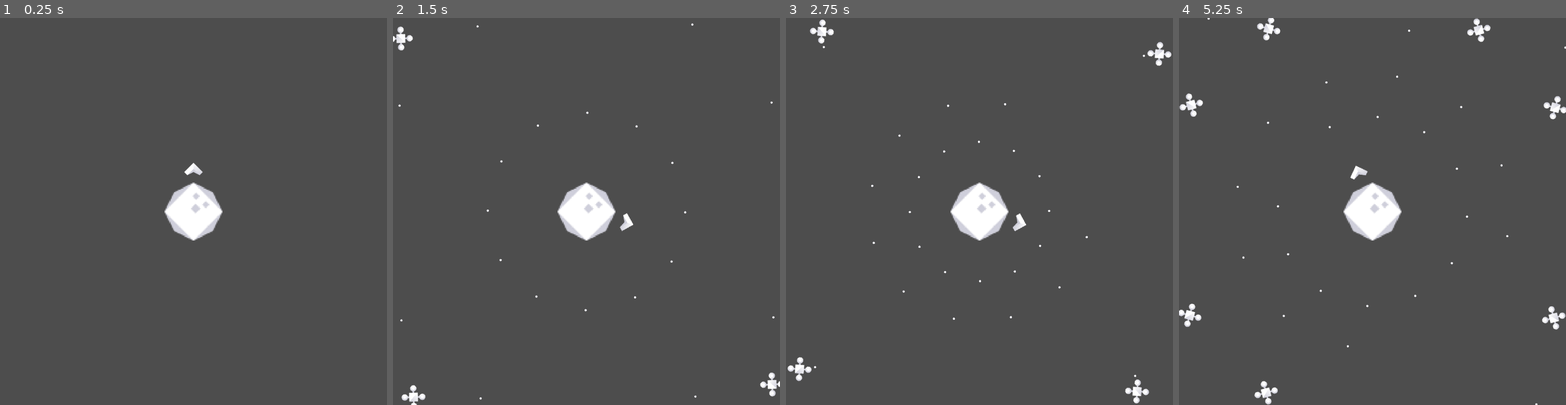
Above: before the commit, frames 1-4 (left to right).
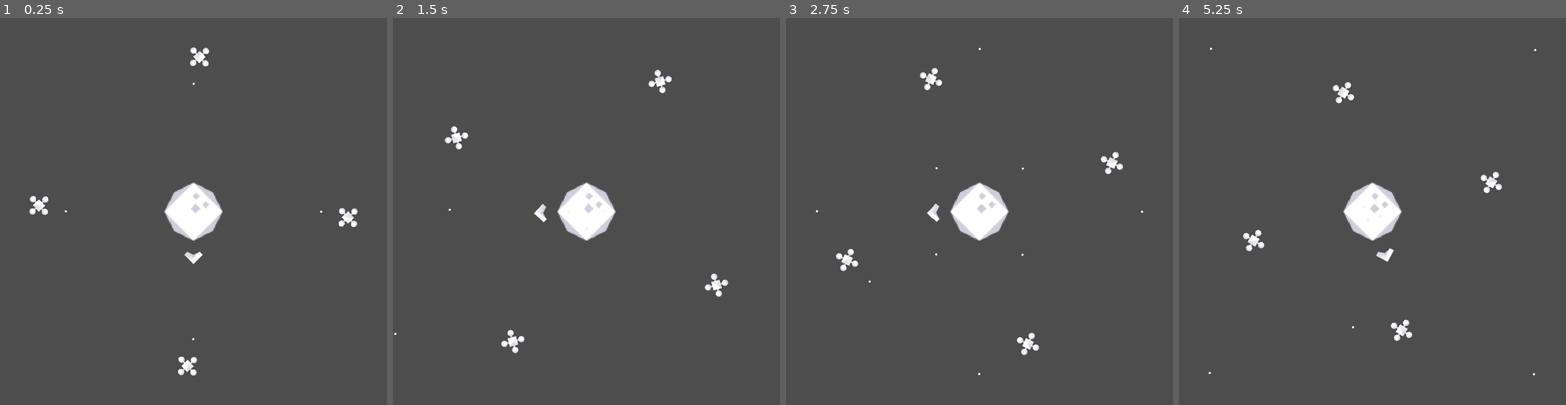
Above: after the commit, the same moments.

Repository: redpebble/mini-jame-gam-39
Game: Godot game, scene res://scenes/game.tscn
The game is run twice, just before and just after one commit, with the same random seed, the same clock (stepped at 60 frames per second) and the same inputs. This scene is started directly instead of the project's main scene.
Inputs (mouse positions are in pixels of both pictures, inside the frame that each line leads up to):
- Up to frame 1 (0.25 s): no input
- Up to frame 2 (1.5 s): move the mouse to (671, 192) at 0.52 s; press the mouse at (671, 192) at 0.53 s; hold D (right) 0.53-1.28 s; move the mouse to (509, 230) at 1.27 s; release the mouse at (509, 230) at 1.28 s; hold A (left) from 1.28 s (still down); click (509, 230) at 1.35 s
- Up to frame 3 (2.75 s): move the mouse to (1018, 126) at 2.02 s; release A (left) at 2.03 s; press the mouse at (1018, 126) at 2.03 s; hold D (right) from 2.03 s (still down)
- Up to frame 4 (5.25 s): move the mouse to (1353, 288) at 2.77 s; release the mouse at (1353, 288) at 2.78 s; click (1353, 288) at 2.85 s; move the mouse to (1488, 269) at 3.52 s; release D (right) at 3.53 s; press the mouse at (1488, 269) at 3.53 s; hold A (left) from 3.53 s (still down); move the mouse to (1256, 153) at 4.27 s; release the mouse at (1256, 153) at 4.28 s; click (1256, 153) at 4.35 s; move the mouse to (1391, 211) at 5.02 s; press the mouse at (1391, 211) at 5.03 s

The runs differ from the first frame. In frame 1, 0.8% of the frame differs, in the area x 7-93%, y 7-93%; in frame 2, 1.3%; in frame 3, 1.5%; in frame 4, 1.9%, in the area x 0-100%, y 0-100%.
Error after the commit: Parse Error: Class "Hurtbox" hides a global script class. (res://scenes/hurtbox.gd:2)

Commit message:
generalize pivot character logic

Diff:
--- a/godot/scenes/Hitbox.gd
+++ b/godot/scenes/Hitbox.gd
@@ -1,9 +1,9 @@
-# Detected by HurtBox
-class_name HitBox
+# Detected by Hurtbox
+class_name Hitbox
 extends Area2D
 
 #warning-ignore:UNUSED_SIGNAL
-signal detected(hurtbox) # not ideal, but signal is triggered from the hurtbox class >_>
+signal deal_hit(hurtbox: Hurtbox, modifier: float) # not ideal, but signal is triggered from the hurtbox class >_>
 
 @export var damage := 1
 @export var knockback := 10
--- a/godot/scenes/Hurtbox.gd
+++ b/godot/scenes/Hurtbox.gd
@@ -1,9 +1,11 @@
 # Allows its owner to detect hits and take damage
-class_name HurtBox
+class_name Hurtbox
 extends Area2D
 
 signal invincibility_started
 signal invincibility_ended
+
+signal take_hit(hitbox: Hitbox, modifier: float)
 
 @export var allow_retrigger := false ## Hitboxes don't need to reenter this area to inflict damage.
 @export var automatic_invincibility := false
@@ -40,28 +42,26 @@
 			register_hit(hitbox, delta * 0.5)
 
 
-func register_hit(hitbox : HitBox, modifier := 1.0):
+func register_hit(hitbox : Hitbox, modifier := 1.0):
 	if hitbox.owner == self:
 		return
 	if is_friendly(hitbox):
 		return
 
-	if owner.has_method("take_damage"):
-		owner.take_damage(hitbox.damage * modifier)
-		last_registered_hit.damage = hitbox.damage * modifier
-	if owner.has_method("take_knockback"):
-		var knockback_vec = -global_position.direction_to(hitbox.global_position)
-		if hitbox.get("knockback_direction") != null:
-			knockback_vec = hitbox.knockback_direction
-		owner.take_knockback(hitbox.knockback, knockback_vec)
-		last_registered_hit.direction = knockback_vec
+	take_hit.emit(hitbox, modifier)
+	last_registered_hit.damage = hitbox.damage * modifier
+
+	var knockback_vec = -global_position.direction_to(hitbox.global_position)
+	if hitbox.get("knockback_direction") != null:
+		knockback_vec = hitbox.knockback_direction
+	#take_knockback.emit(hitbox.knockback, knockback_vec) # todo: redo this if need knockback
+	last_registered_hit.direction = knockback_vec
 
 	# double check this export variable if experiencing issues
 	if automatic_invincibility:
 		start_invincibility(invincibilty_duration)
 
-
-	hitbox.detected.emit(self)
+	hitbox.deal_hit.emit(self, modifier)
 
 
 ## Invincibility ##
@@ -83,7 +83,7 @@
 func _on_invincibility_ended():
 	set_deferred("monitoring", true)
 
-func is_friendly(hitbox : HitBox):
+func is_friendly(hitbox : Hitbox):
 	for g in friendly_groups:
 		if hitbox.owner.is_in_group(g):
 			return true
--- a/godot/scenes/characters/enemy.gd
+++ b/godot/scenes/characters/enemy.gd
@@ -1,20 +1,26 @@
-extends Node2D
+extends PivotCharacter
 
 signal destroyed
 
-@export var collision_damage = 5
-@onready var gun = $Gun
+@export var collision_damage = 3
 
-func _on_gun_reloaded() -> void:
-	gun.fire(Vector2.from_angle(global_rotation - PI/2))
+func _ready() -> void:
+	super()
+	direction = Vector2(1,0.1)
+	start_firing()
 
-func take_damage(damage):
+func start_firing():
+	$Body/Gun.fire(get_forward_vector())
+
+func destroy():
 	queue_free()
 	destroyed.emit()
 
-func start_firing():
-	gun.fire(Vector2.from_angle(global_rotation - PI/2))
+func _on_gun_reloaded() -> void:
+	$Body/Gun.fire(get_forward_vector())
 
-func _on_hit_box_detected(hurtbox: Variant) -> void:
-	queue_free()
-	destroyed.emit()
+func _on_hurtbox_take_hit(hitbox: Hitbox, modifier: float) -> void:
+	destroy()
+
+func _on_hitbox_deal_hit(hurtbox: Hurtbox, modifier: float) -> void:
+	destroy()
--- a/godot/scenes/characters/enemy.tscn
+++ b/godot/scenes/characters/enemy.tscn
@@ -1,43 +1,48 @@
-[gd_scene load_steps=8 format=3 uid="uid://dw83puyctgkvr"]
+[gd_scene load_steps=8 format=3 uid="uid://cxx6i7mtqrlpb"]
 
-[ext_resource type="Script" path="res://scenes/characters/enemy.gd" id="1_40tls"]
-[ext_resource type="Texture2D" uid="uid://1tcsmqagl20p" path="res://assets/sprites/enemy.png" id="1_k44jb"]
-[ext_resource type="Script" path="res://scenes/Hurtbox.gd" id="2_6qwq7"]
-[ext_resource type="PackedScene" uid="uid://bv71ipe4guxhc" path="res://scenes/weapons/gun.tscn" id="3_3scxx"]
-[ext_resource type="PackedScene" uid="uid://dq8py7uoxdep4" path="res://scenes/weapons/projectiles/pellet.tscn" id="4_lit67"]
-[ext_resource type="Script" path="res://scenes/Hitbox.gd" id="4_lvtjh"]
+[ext_resource type="Script" path="res://scenes/characters/enemy.gd" id="1_0012j"]
+[ext_resource type="Texture2D" uid="uid://1tcsmqagl20p" path="res://assets/sprites/enemy.png" id="2_81le2"]
+[ext_resource type="Script" path="res://scenes/hurtbox.gd" id="3_nhtpc"]
+[ext_resource type="Script" path="res://scenes/hitbox.gd" id="4_31k4w"]
+[ext_resource type="PackedScene" uid="uid://bv71ipe4guxhc" path="res://scenes/weapons/gun.tscn" id="5_ed8lr"]
+[ext_resource type="PackedScene" uid="uid://dq8py7uoxdep4" path="res://scenes/weapons/projectiles/pellet.tscn" id="6_puy08"]
 
-[sub_resource type="CircleShape2D" id="CircleShape2D_6gdus"]
+[sub_resource type="CircleShape2D" id="CircleShape2D_lc5ut"]
 radius = 29.0
 
 [node name="Enemy" type="Node2D"]
-script = ExtResource("1_40tls")
+script = ExtResource("1_0012j")
+facing_out = false
+max_speed = 200.0
 
-[node name="Sprite2D" type="Sprite2D" parent="."]
-texture = ExtResource("1_k44jb")
+[node name="Body" type="Node2D" parent="."]
 
-[node name="HurtBox" type="Area2D" parent="."]
+[node name="Sprite2D" type="Sprite2D" parent="Body"]
+texture = ExtResource("2_81le2")
+
+[node name="Hurtbox" type="Area2D" parent="Body"]
 editor_description = "Collides with player projectile hitboxes"
 collision_layer = 2
-script = ExtResource("2_6qwq7")
+script = ExtResource("3_nhtpc")
 
-[node name="CollisionShape2D" type="CollisionShape2D" parent="HurtBox"]
-shape = SubResource("CircleShape2D_6gdus")
+[node name="CollisionShape2D" type="CollisionShape2D" parent="Body/Hurtbox"]
+shape = SubResource("CircleShape2D_lc5ut")
 
-[node name="HitBox" type="Area2D" parent="."]
+[node name="Hitbox" type="Area2D" parent="Body"]
 editor_description = "Collides with player/planet hurtboxes"
 collision_layer = 2
-script = ExtResource("4_lvtjh")
-damage = 10
+script = ExtResource("4_31k4w")
+damage = 3
 
-[node name="CollisionShape2D2" type="CollisionShape2D" parent="HitBox"]
-shape = SubResource("CircleShape2D_6gdus")
+[node name="CollisionShape2D" type="CollisionShape2D" parent="Body/Hitbox"]
+shape = SubResource("CircleShape2D_lc5ut")
 
-[node name="Gun" parent="." instance=ExtResource("3_3scxx")]
-reload_time = 1.5
+[node name="Gun" parent="Body" instance=ExtResource("5_ed8lr")]
+reload_time = 2.0
 speed = 300
-projectile = ExtResource("4_lit67")
+projectile = ExtResource("6_puy08")
 is_enemy_weapon = true
 
-[connection signal="detected" from="HitBox" to="." method="_on_hit_box_detected"]
-[connection signal="reloaded" from="Gun" to="." method="_on_gun_reloaded"]
+[connection signal="take_hit" from="Body/Hurtbox" to="." method="_on_hurtbox_take_hit"]
+[connection signal="deal_hit" from="Body/Hitbox" to="." method="_on_hitbox_deal_hit"]
+[connection signal="reloaded" from="Body/Gun" to="." method="_on_gun_reloaded"]
--- /dev/null
+++ b/godot/scenes/characters/pivot_character.gd
@@ -0,0 +1,32 @@
+class_name PivotCharacter extends Node2D
+
+@export var facing_out: bool = true
+@export var max_speed: float = 1
+@export var acceleration: float = 1
+@export var initial_distance: float = 100
+@export var initial_angle: float = 0
+
+@onready var body = get_body()
+
+var speed: float = 0
+var direction: Vector2 = Vector2.ZERO
+
+func _ready() -> void:
+	rotation = initial_angle + PI/2 # so that angle zero is "up"
+	body.position.x = initial_distance
+	body.rotation += PI/2 * (1 if facing_out else -1) # just to rotate the sprite
+
+func _physics_process(delta: float) -> void:
+	direction = direction.normalized()
+	body.position.x -= delta * speed * direction.y
+	speed = lerp(speed, max_speed * direction.x, acceleration * delta)
+	rotate(get_angular_speed(speed, body.position.x) * delta)
+
+func get_body():
+	return get_child(0)
+
+func get_angular_speed(linear_speed: float, radius: float) -> float:
+	return linear_speed / radius
+
+func get_forward_vector():
+	return Vector2.from_angle(global_rotation + (0 if facing_out else PI))
--- a/godot/scenes/characters/pivot_enemy.gd
+++ /dev/null
@@ -1,20 +0,0 @@
-extends Node2D
-
-@export var speed: float = 50
-var initial_distance: float = 400
-var angle: float = 0
-
-func _ready() -> void:
-	$Enemy.position.x = initial_distance
-	$Enemy.rotation -= PI/2
-	rotation = angle + PI/2
-	$Enemy.start_firing()
-
-func _physics_process(delta: float) -> void:
-	$Enemy.position.x -= delta * speed
-
-func _on_enemy_destroyed() -> void:
-	queue_free()
-
-func get_enemy():
-	return $Enemy
--- a/godot/scenes/characters/pivot_enemy.tscn
+++ /dev/null
@@ -1,12 +0,0 @@
-[gd_scene load_steps=3 format=3 uid="uid://bunwupkge7p2b"]
-
-[ext_resource type="Script" path="res://scenes/characters/pivot_enemy.gd" id="1_0012j"]
-[ext_resource type="PackedScene" uid="uid://dw83puyctgkvr" path="res://scenes/characters/enemy.tscn" id="2_mewn1"]
-
-[node name="PivotEnemy" type="Node2D"]
-script = ExtResource("1_0012j")
-speed = 30.0
-
-[node name="Enemy" parent="." instance=ExtResource("2_mewn1")]
-
-[connection signal="destroyed" from="Enemy" to="." method="_on_enemy_destroyed"]
--- a/godot/scenes/characters/player.gd
+++ b/godot/scenes/characters/player.gd
@@ -1,20 +1,23 @@
-extends Node2D
+extends PivotCharacter
 
 signal hp_changed(current, max)
 signal destroyed
 
 @export var max_hp: int = 10
 
-@onready var gun = $Gun
+var hp = max_hp
 
-var hp = max_hp
+func _physics_process(delta: float) -> void:
+	direction.x = Input.get_axis("left", "right")
+	super(delta)
 
 func _process(_delta: float) -> void:
 	if Input.is_action_pressed('fire'):
-		gun.fire(Vector2.from_angle(global_rotation - PI/2))
+		$Body/Gun.fire(get_forward_vector())
 
-func take_damage(damage):
-	hp -= damage
+func _on_hurtbox_take_hit(hitbox: Hitbox, modifier: float) -> void:
+	print('took damage: ' + str(hitbox.damage * modifier))
+	hp -= (hitbox.damage * modifier)
 	hp = clamp(hp, 0, max_hp)
 	hp_changed.emit(hp, max_hp)
 	if hp == 0:
--- a/godot/scenes/characters/player.tscn
+++ b/godot/scenes/characters/player.tscn
@@ -1,29 +1,45 @@
-[gd_scene load_steps=7 format=3 uid="uid://dcp0ihw4v50o5"]
+[gd_scene load_steps=8 format=3 uid="uid://bqujft88168jh"]
 
-[ext_resource type="Script" path="res://scenes/characters/player.gd" id="1_bvevi"]
-[ext_resource type="Texture2D" uid="uid://cchpyrnuabq1e" path="res://assets/sprites/ship.png" id="1_spk3r"]
-[ext_resource type="Script" path="res://scenes/Hurtbox.gd" id="3_0lu25"]
-[ext_resource type="PackedScene" uid="uid://bv71ipe4guxhc" path="res://scenes/weapons/gun.tscn" id="3_t1q00"]
-[ext_resource type="PackedScene" uid="uid://dq8py7uoxdep4" path="res://scenes/weapons/projectiles/pellet.tscn" id="4_5cvu7"]
+[ext_resource type="Script" path="res://scenes/characters/player.gd" id="1_knft8"]
+[ext_resource type="Texture2D" uid="uid://cchpyrnuabq1e" path="res://assets/sprites/ship.png" id="2_2dxqp"]
+[ext_resource type="Script" path="res://scenes/hurtbox.gd" id="3_1gv8u"]
+[ext_resource type="Script" path="res://scenes/hitbox.gd" id="4_r0q73"]
+[ext_resource type="PackedScene" uid="uid://bv71ipe4guxhc" path="res://scenes/weapons/gun.tscn" id="5_rehq3"]
+[ext_resource type="PackedScene" uid="uid://dq8py7uoxdep4" path="res://scenes/weapons/projectiles/pellet.tscn" id="6_1hnrw"]
 
-[sub_resource type="CircleShape2D" id="CircleShape2D_luxlo"]
-radius = 20.0
+[sub_resource type="CircleShape2D" id="CircleShape2D_lc5ut"]
+radius = 29.0
 
 [node name="Player" type="Node2D"]
-script = ExtResource("1_bvevi")
+script = ExtResource("1_knft8")
+max_speed = 300.0
+acceleration = 10.0
+initial_distance = 120.0
 
-[node name="Sprite2D" type="Sprite2D" parent="."]
-texture = ExtResource("1_spk3r")
+[node name="Body" type="Node2D" parent="."]
 
-[node name="HurtBox" type="Area2D" parent="."]
+[node name="Sprite2D" type="Sprite2D" parent="Body"]
+texture = ExtResource("2_2dxqp")
+
+[node name="Hurtbox" type="Area2D" parent="Body"]
+editor_description = "Collides with player projectile hitboxes"
 collision_mask = 2
-script = ExtResource("3_0lu25")
+script = ExtResource("3_1gv8u")
 
-[node name="CollisionShape2D" type="CollisionShape2D" parent="HurtBox"]
-position = Vector2(0, 4)
-shape = SubResource("CircleShape2D_luxlo")
+[node name="CollisionShape2D" type="CollisionShape2D" parent="Body/Hurtbox"]
+shape = SubResource("CircleShape2D_lc5ut")
 
-[node name="Gun" parent="." instance=ExtResource("3_t1q00")]
+[node name="Hitbox" type="Area2D" parent="Body"]
+editor_description = "Collides with player/planet hurtboxes"
+collision_mask = 2
+script = ExtResource("4_r0q73")
+damage = 10
+
+[node name="CollisionShape2D" type="CollisionShape2D" parent="Body/Hitbox"]
+shape = SubResource("CircleShape2D_lc5ut")
+
+[node name="Gun" parent="Body" instance=ExtResource("5_rehq3")]
 reload_time = 0.2
-speed = 2000
-projectile = ExtResource("4_5cvu7")
+projectile = ExtResource("6_1hnrw")
+
+[connection signal="take_hit" from="Body/Hurtbox" to="." method="_on_hurtbox_take_hit"]
--- a/godot/scenes/enemy_pivot_group.gd
+++ b/godot/scenes/enemy_spawner.gd
@@ -12,8 +12,8 @@
 	for i in enemies_per_ring:
 		var e = enemy_to_spawn.instantiate()
 		e.initial_distance = initial_distance
-		e.angle = i * interval
-		e.ready.connect(func(): enemy_spawned.emit(e.get_enemy()))
+		e.initial_angle = i * interval
+		e.ready.connect(func(): enemy_spawned.emit(e))
 		call_deferred("add_child", e)
 
 func _physics_process(delta: float) -> void:
--- a/godot/scenes/game.gd
+++ b/godot/scenes/game.gd
@@ -4,7 +4,7 @@
 signal enemy_spawned(enemy)
 
 func _ready() -> void:
-	player_ready.emit($PlayerPivot/Player)
+	player_ready.emit($Player)
 
-func _on_enemy_pivot_group_enemy_spawned(enemy: Variant) -> void:
+func _on_enemy_spawner_enemy_spawned(enemy: Variant) -> void:
 	enemy_spawned.emit(enemy)
--- a/godot/scenes/game.tscn
+++ b/godot/scenes/game.tscn
@@ -1,12 +1,11 @@
-[gd_scene load_steps=9 format=3 uid="uid://ojq6qm1aqfsa"]
+[gd_scene load_steps=8 format=3 uid="uid://ojq6qm1aqfsa"]
 
 [ext_resource type="Texture2D" uid="uid://b5bwt0no124se" path="res://assets/sprites/planet.png" id="1_5ooyd"]
 [ext_resource type="Script" path="res://scenes/game.gd" id="1_npyn2"]
-[ext_resource type="PackedScene" uid="uid://dcp0ihw4v50o5" path="res://scenes/characters/player.tscn" id="2_4fgon"]
-[ext_resource type="Script" path="res://scenes/player_pivot.gd" id="2_crob7"]
-[ext_resource type="Script" path="res://scenes/enemy_pivot_group.gd" id="2_whcb7"]
-[ext_resource type="Script" path="res://scenes/Hurtbox.gd" id="3_k05c8"]
-[ext_resource type="PackedScene" uid="uid://bunwupkge7p2b" path="res://scenes/characters/pivot_enemy.tscn" id="3_kljav"]
+[ext_resource type="Script" path="res://scenes/enemy_spawner.gd" id="2_whcb7"]
+[ext_resource type="Script" path="res://scenes/hurtbox.gd" id="3_k05c8"]
+[ext_resource type="PackedScene" uid="uid://cxx6i7mtqrlpb" path="res://scenes/characters/enemy.tscn" id="3_kljav"]
+[ext_resource type="PackedScene" uid="uid://bqujft88168jh" path="res://scenes/characters/player.tscn" id="6_b4hwe"]
 
 [sub_resource type="CircleShape2D" id="CircleShape2D_ruwvl"]
 radius = 68.0074
@@ -28,29 +27,15 @@
 [node name="CollisionShape2D" type="CollisionShape2D" parent="Planet/HurtBox"]
 shape = SubResource("CircleShape2D_ruwvl")
 
-[node name="EnemyPivotGroup" type="Node2D" parent="."]
+[node name="Player" parent="." instance=ExtResource("6_b4hwe")]
+position = Vector2(500, 500)
+
+[node name="EnemySpawner" type="Node2D" parent="."]
 position = Vector2(500, 500)
 script = ExtResource("2_whcb7")
+enemies_per_ring = 4
 enemy_to_spawn = ExtResource("3_kljav")
-speed = 0.5
+speed = 0.1
+initial_distance = 400.0
 
-[node name="EnemyPivotGroup2" type="Node2D" parent="."]
-position = Vector2(500, 500)
-script = ExtResource("2_whcb7")
-enemy_to_spawn = ExtResource("3_kljav")
-speed = -0.5
-initial_distance = 1000.0
-
-[node name="PlayerPivot" type="Node2D" parent="."]
-position = Vector2(500, 500)
-rotation = -1.5708
-script = ExtResource("2_crob7")
-acceleration = 10.0
-
-[node name="Player" parent="PlayerPivot" instance=ExtResource("2_4fgon")]
-position = Vector2(110, 0)
-rotation = 1.5708
-
-[connection signal="enemy_spawned" from="EnemyPivotGroup" to="." method="_on_enemy_pivot_group_enemy_spawned"]
-[connection signal="enemy_spawned" from="EnemyPivotGroup2" to="." method="_on_enemy_pivot_group_enemy_spawned"]
-[connection signal="ready" from="PlayerPivot" to="." method="_on_player_pivot_ready"]
+[connection signal="enemy_spawned" from="EnemySpawner" to="." method="_on_enemy_spawner_enemy_spawned"]
--- a/godot/scenes/main.gd
+++ b/godot/scenes/main.gd
@@ -19,6 +19,7 @@
 	enemy.destroyed.connect(_on_enemy_destroyed)
 
 func _on_game_player_ready(player: Variant) -> void:
+	if !player: return
 	player.hp_changed.connect(_on_player_hp_changed)
 	player.destroyed.connect(_on_player_destroyed)
 	_on_player_hp_changed(player.hp, player.max_hp)
--- a/godot/scenes/player_pivot.gd
+++ /dev/null
@@ -1,10 +0,0 @@
-extends Node2D
-
-@export var max_speed: float = 3
-@export var acceleration: float = 1
-var speed: float = 0
-
-func _physics_process(delta: float) -> void:
-	var axis = Input.get_axis("left", "right")
-	speed = lerp(speed, max_speed * axis, acceleration * delta)
-	rotate(speed * delta)
--- a/godot/scenes/weapons/gun.gd
+++ b/godot/scenes/weapons/gun.gd
@@ -5,7 +5,7 @@
 @export var reload_time: float = 1
 @export var speed: int = 1000
 @export var projectile: PackedScene
-@export var is_enemy_weapon: bool
+@export var is_enemy_weapon: bool = false
 var loaded = true
 
 func fire(direction: Vector2):
--- a/godot/scenes/weapons/projectiles/pellet.tscn
+++ b/godot/scenes/weapons/projectiles/pellet.tscn
@@ -1,7 +1,7 @@
 [gd_scene load_steps=5 format=3 uid="uid://dq8py7uoxdep4"]
 
 [ext_resource type="Script" path="res://scenes/weapons/projectiles/projectile.gd" id="1_7dkft"]
-[ext_resource type="Script" path="res://scenes/Hitbox.gd" id="1_qmd7w"]
+[ext_resource type="Script" path="res://scenes/hitbox.gd" id="1_qmd7w"]
 [ext_resource type="Texture2D" uid="uid://71iwlkk2ikcq" path="res://assets/sprites/bullet.png" id="2_iatp8"]
 
 [sub_resource type="CircleShape2D" id="CircleShape2D_uyl1u"]
@@ -14,11 +14,11 @@
 scale = Vector2(0.1875, 0.1875)
 texture = ExtResource("2_iatp8")
 
-[node name="HitBox" type="Area2D" parent="."]
+[node name="Hitbox" type="Area2D" parent="."]
 collision_mask = 2
 script = ExtResource("1_qmd7w")
 
-[node name="CollisionShape2D" type="CollisionShape2D" parent="HitBox"]
+[node name="CollisionShape2D" type="CollisionShape2D" parent="Hitbox"]
 shape = SubResource("CircleShape2D_uyl1u")
 
-[connection signal="detected" from="HitBox" to="." method="_on_hit_box_detected"]
+[connection signal="deal_hit" from="Hitbox" to="." method="_on_hitbox_deal_hit"]
--- a/godot/scenes/weapons/projectiles/projectile.gd
+++ b/godot/scenes/weapons/projectiles/projectile.gd
@@ -17,8 +17,8 @@
 
 func _ready() -> void:
 	if is_enemy_weapon:
-		$HitBox.collision_layer = 2
-		$HitBox.collision_mask = 1
+		$Hitbox.collision_layer = 2
+		$Hitbox.collision_mask = 1
 
-func _on_hit_box_detected(hurtbox: Variant) -> void:
+func _on_hitbox_deal_hit(hurtbox: Hurtbox, modifier: float) -> void:
 	queue_free()
